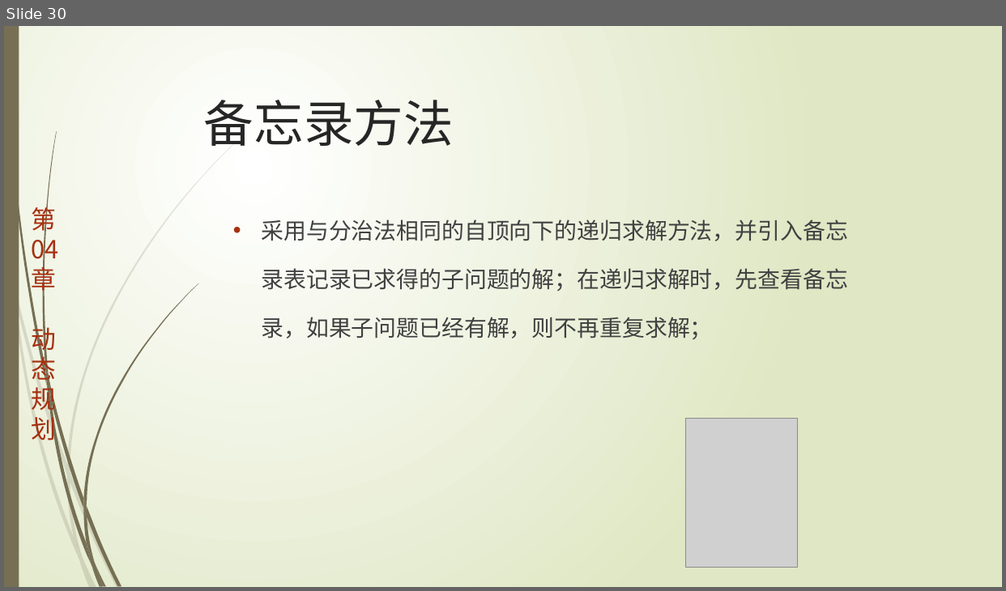
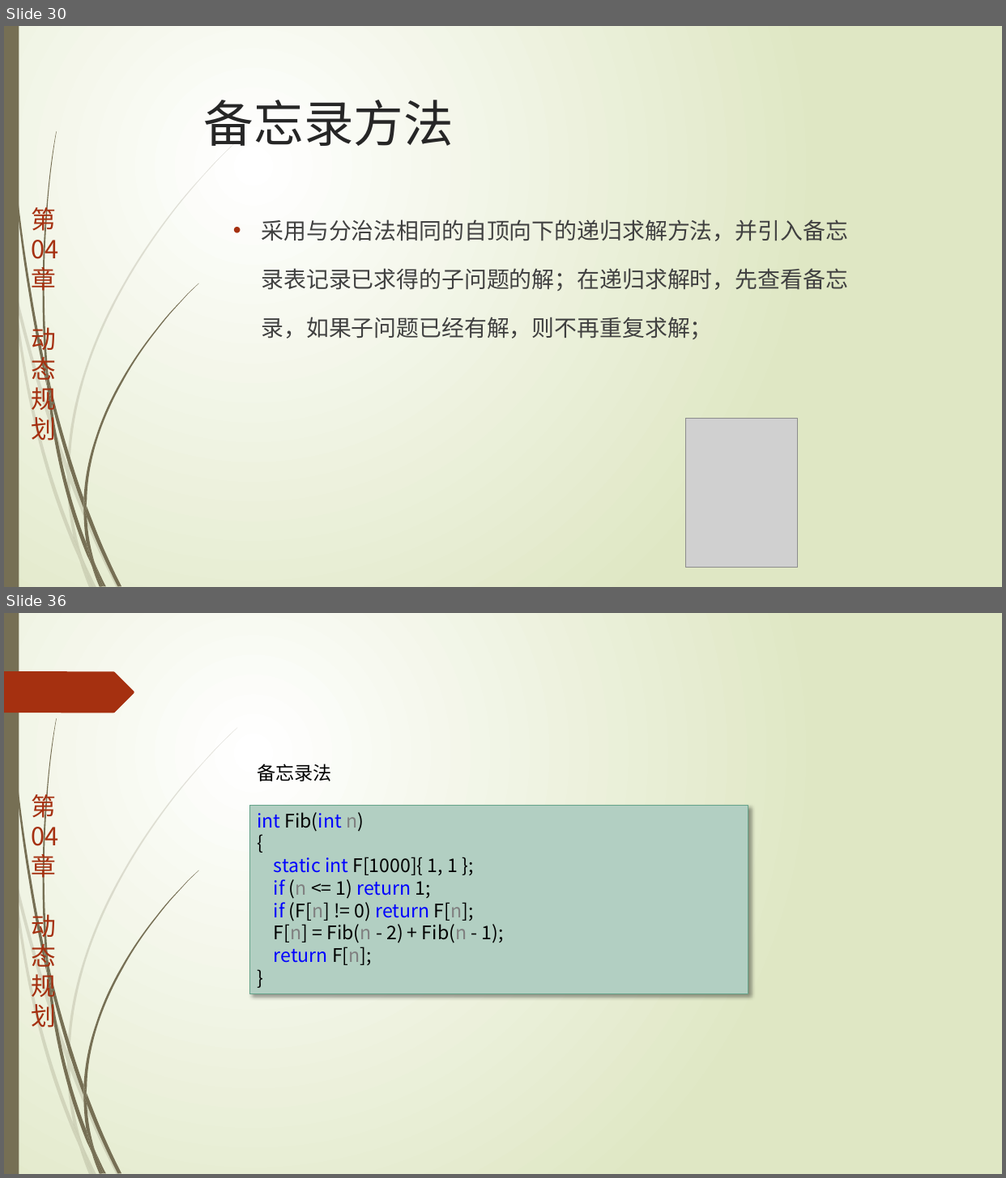
Before and after one commit to TeacherPeng/AlgorithmDesign, a slide deck: 教案/第04章.动态规划.pptx. Shown one above the other, each under a label of ours: slide 30 before the commit, slides 30 and 36 after it; the slides between them are not shown. The pictures are 1006x591 and 1006x1178 pixels, drawn with LibreOffice and Linux fonts; fonts in the diff are those of the drawing; grey boxes stand for pictures. Boxes give left, top, right and bottom in pixels: in the first picture for what was removed or moved away, otherwise in the second. Text is boxed around its words. In the diff, an @@ line names an element or a change of style, - is before the commit and + after.

```diff
--- a/教案/第04章.动态规划.pptx
+++ b/教案/第04章.动态规划.pptx
@@ slide 36 added at [4, 613, 1002, 1174], background gradient #FFFFFF to #DFE8C4; not listed: 24 template elements that a slide beside it also shows @@
@@ freeform shape added at [4, 671, 134, 713], fill #A53010 @@
@@ text added at [257, 764, 331, 781], 18 pt, text #000000 @@
+备忘录法
@@ rectangle added at [249, 806, 749, 994], fill #B3CFC2, outline #65A48B 0.75 pt, 18 pt, text #000000 @@
+int Fib(int n)
+{
+static int F[1000]{ 1, 1 };
+if (n <= 1) return 1;
+if (F[n] != 0) return F[n];
+F[n] = Fib(n - 2) + Fib(n - 1);
+return F[n];
+}
```
Also in this commit, not shown: 5 other slides added.
